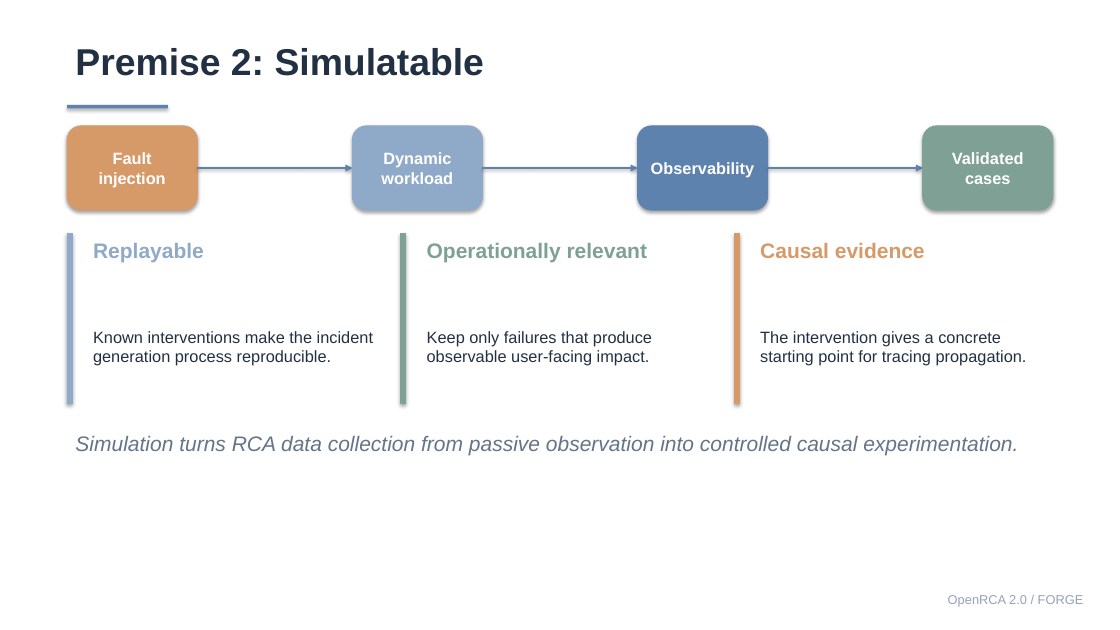
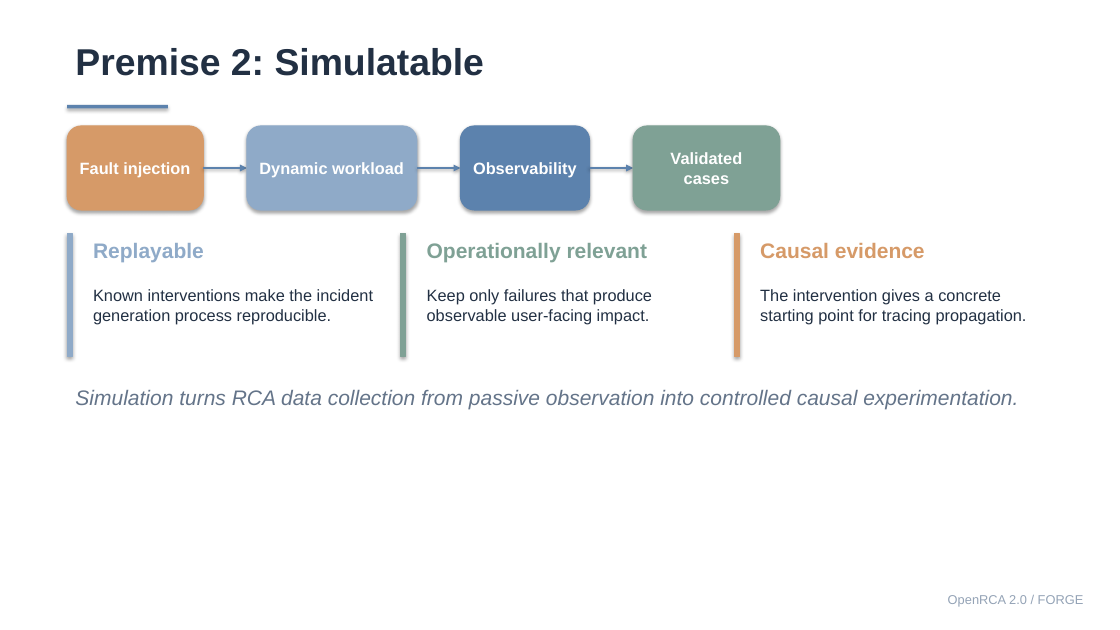
Before and after one commit to Lincyaw/paperops, a slide deck: slide 4 of examples/self-intro/diagnostic_world_model.pptx. Drawn at 1120x630 pixels with LibreOffice and Linux fonts; fonts in the diff are those of the drawing. Boxes give left, top, right and bottom in pixels: in the first picture for what was removed or moved away, otherwise in the second. Text is boxed around its words. In the diff, an @@ line names an element or a change of style, - is before the commit and + after.

Commit message:
Fix slide layout sizing and preview wrapping

```diff
--- a/examples/self-intro/diagnostic_world_model.pptx
+++ b/examples/self-intro/diagnostic_world_model.pptx
@@ rounded rectangle "Fault injection": place and size @@
-rounded rectangle "Fault injection" at [67,126,197,210]
+rounded rectangle "Fault injection" at [67,126,203,210]
@@ rounded rectangle "Dynamic workload": place and size @@
-rounded rectangle "Dynamic workload" at [353,126,483,210]
+rounded rectangle "Dynamic workload" at [247,126,417,210]
@@ rounded rectangle "Observability": place and size @@
-rounded rectangle "Observability" at [638,126,768,210]
+rounded rectangle "Observability" at [460,126,590,210]
@@ rounded rectangle "Validated cases": place and size @@
-rounded rectangle "Validated cases" at [923,126,1054,210]
+rounded rectangle "Validated cases" at [634,126,780,210]
@@ arrow moved from (197, 168) - (353, 168) to (203, 168) - (247, 168) @@
@@ arrow moved from (482, 168) - (638, 168) to (417, 168) - (460, 168) @@
@@ arrow moved from (768, 168) - (923, 168) to (590, 168) - (634, 168) @@
@@ rectangle: place and size @@
-rectangle at [67,234,72,403]
+rectangle at [67,234,72,356]
@@ rectangle: place and size @@
-rectangle at [401,234,406,403]
+rectangle at [401,234,406,356]
@@ rectangle: place and size @@
-rectangle at [734,234,739,403]
+rectangle at [734,234,739,356]
@@ text "Known interventions make the incident ...": place and size @@
-text "Known interventions make the incident ..." at [93,331,373,366]
+text "Known interventions make the incident ..." at [93,289,373,324]
@@ text "Keep only failures that produce ...": place and size @@
-text "Keep only failures that produce ..." at [427,331,652,366]
+text "Keep only failures that produce ..." at [427,289,652,324]
@@ text "The intervention gives a concrete ...": place and size @@
-text "The intervention gives a concrete ..." at [760,331,1027,366]
+text "The intervention gives a concrete ..." at [760,289,1027,324]
@@ text "Simulation turns RCA data collection ...": place and size @@
-text "Simulation turns RCA data collection ..." at [75,436,1018,456]
+text "Simulation turns RCA data collection ..." at [75,390,1018,409]
```
Also in this commit, not shown: 19 other slides changed, 28 other files.
